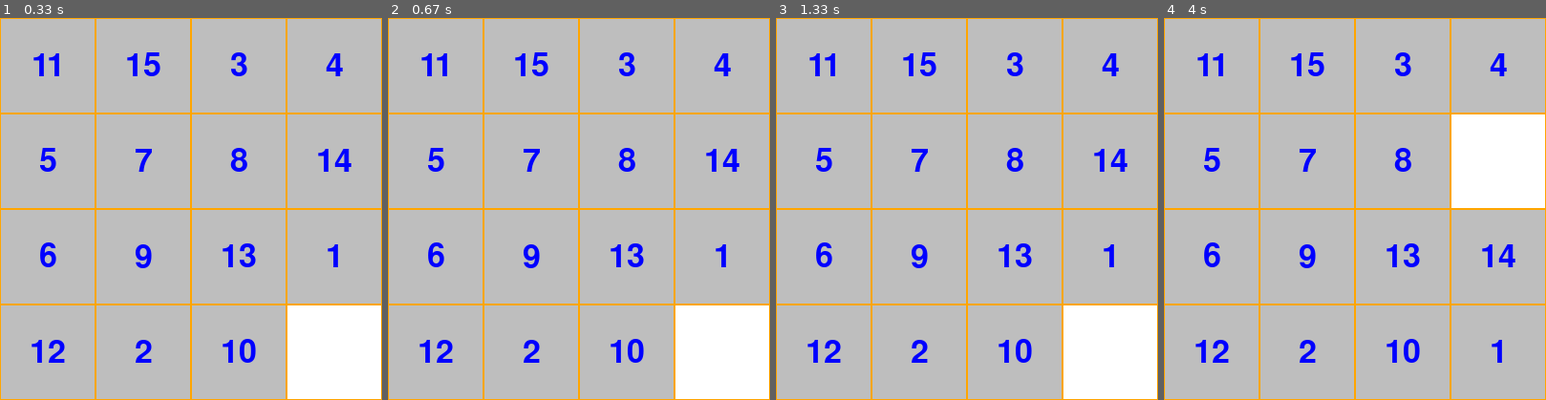
Above: before the commit, frames 1-4 (left to right).
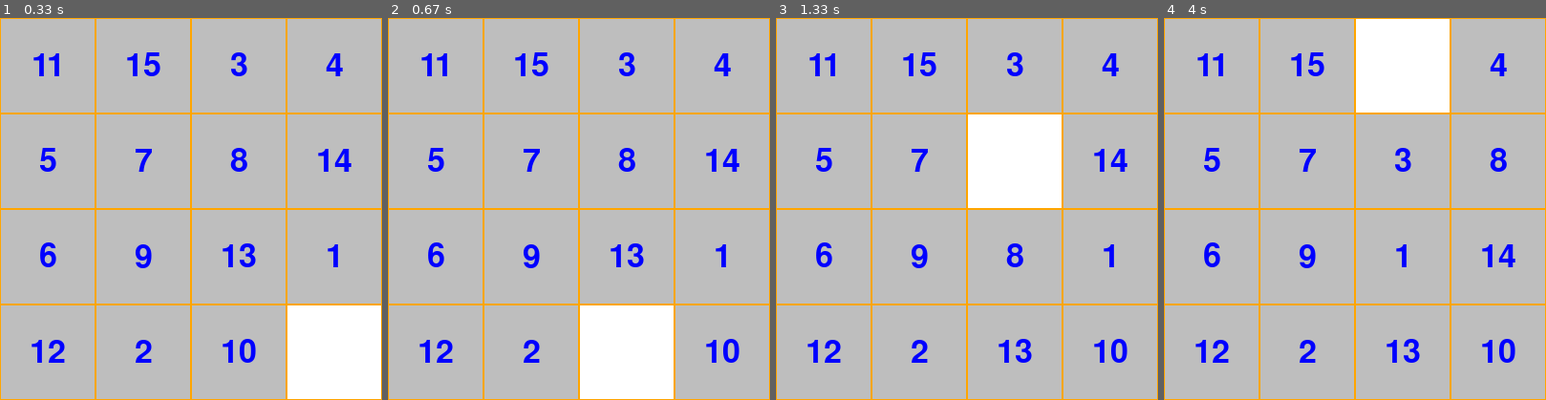
Above: after the commit, the same moments.

Repository: bigbugboy/pygames
Game: pygame game, started from digital_huarong_road/new_main.py
The game is run twice, just before and just after one commit, with the same random seed, the same clock (stepped at 60 frames per second) and the same inputs.
Inputs (mouse positions are in pixels of both pictures, inside the frame that each line leads up to):
- Up to frame 1 (0.33 s): no input
- Up to frame 2 (0.67 s): press the mouse at (533, 354) at 0.37 s; move the mouse to (559, 338) at 0.47 s; release the mouse at (590, 323) at 0.6 s
- Up to frame 3 (1.33 s): press the mouse at (1112, 254) at 0.7 s; move the mouse to (1051, 273) at 0.8 s; release the mouse at (997, 289) at 0.93 s; press the mouse at (921, 254) at 1.03 s; move the mouse to (974, 205) at 1.13 s; release the mouse at (1028, 155) at 1.27 s
- Up to frame 4 (4 s): click (1400, 254) at 1.38 s; click (1500, 254) at 1.72 s; press the mouse at (1209, 163) at 2.53 s; move the mouse to (1332, 166) at 2.63 s; release the mouse at (1450, 174) at 2.77 s; press the mouse at (1309, 163) at 3.37 s; move the mouse to (1332, 147) at 3.47 s; release the mouse at (1358, 136) at 3.6 s; press the mouse at (1500, 63) at 3.7 s; move the mouse to (1442, 75) at 3.8 s; release the mouse at (1389, 86) at 3.93 s

Frame 1 is identical in both runs. In frame 2, 12% of the frame differs, in the area x 50-100%, y 75-100%; in frame 3, 12%; in frame 4, 13%, in the area x 50-100%, y 0-91%.

Commit message:
尝试移动其它方向

Diff:
--- a/digital_huarong_road/new_main.py
+++ b/digital_huarong_road/new_main.py
@@ -72,9 +72,37 @@
                 _block.init_pos()
                 return
         # 尝试向上移动
+        to_up_index = self.index - MODE
+        if to_up_index >= 0:
+            _block = blocks[to_up_index]
+            if _block.value == MODE * MODE:
+                blocks[self.index], blocks[to_up_index] = blocks[to_up_index], blocks[self.index]
+                self.index, _block.index = _block.index, self.index
+                self.init_pos()
+                _block.init_pos()
+                return
         # 尝试向右移动
+        to_right_index = self.index + 1
+        # if self.index not in [5, 11, 17, 23, 29, 35]
+        if self.index not in list(range(MODE - 1, MODE*MODE, MODE)):
+            _block = blocks[to_right_index]
+            if _block.value == MODE * MODE:
+                blocks[self.index], blocks[to_right_index] = blocks[to_right_index], blocks[self.index]
+                self.index, _block.index = _block.index, self.index
+                self.init_pos()
+                _block.init_pos()
+                return
         # 尝试向左移动
-        pass
+        to_left_index = self.index - 1
+        # if self.index not in [0, 6, 12, 18, 24, 30]
+        if self.index not in list(range(0, MODE*MODE, MODE)):
+            _block = blocks[to_left_index]
+            if _block.value == MODE * MODE:
+                blocks[self.index], blocks[to_left_index] = blocks[to_left_index], blocks[self.index]
+                self.index, _block.index = _block.index, self.index
+                self.init_pos()
+                _block.init_pos()
+                return
 
 
 blocks = [Block(i + 1) for i in range(MODE * MODE)]
@@ -91,7 +119,6 @@
             mouse_pos = pygame.mouse.get_pos()
             for b in blocks:
                 if b.rect.collidepoint(*mouse_pos):
-                    print(b.value)
                     b.try_move()
 
     screen.fill("white")
--- a/digital_huarong_road/steps.txt
+++ b/digital_huarong_road/steps.txt
@@ -21,3 +21,5 @@
     5.1 获取鼠标点击位置
     5.2 判断 哪个block被选中并尝试移动
     5.3 先尝试向下移动，满足移动的条件后再移动，交换位置和索引值，之后需要再初始化位置
+
+6. 尝试移动其他方向
